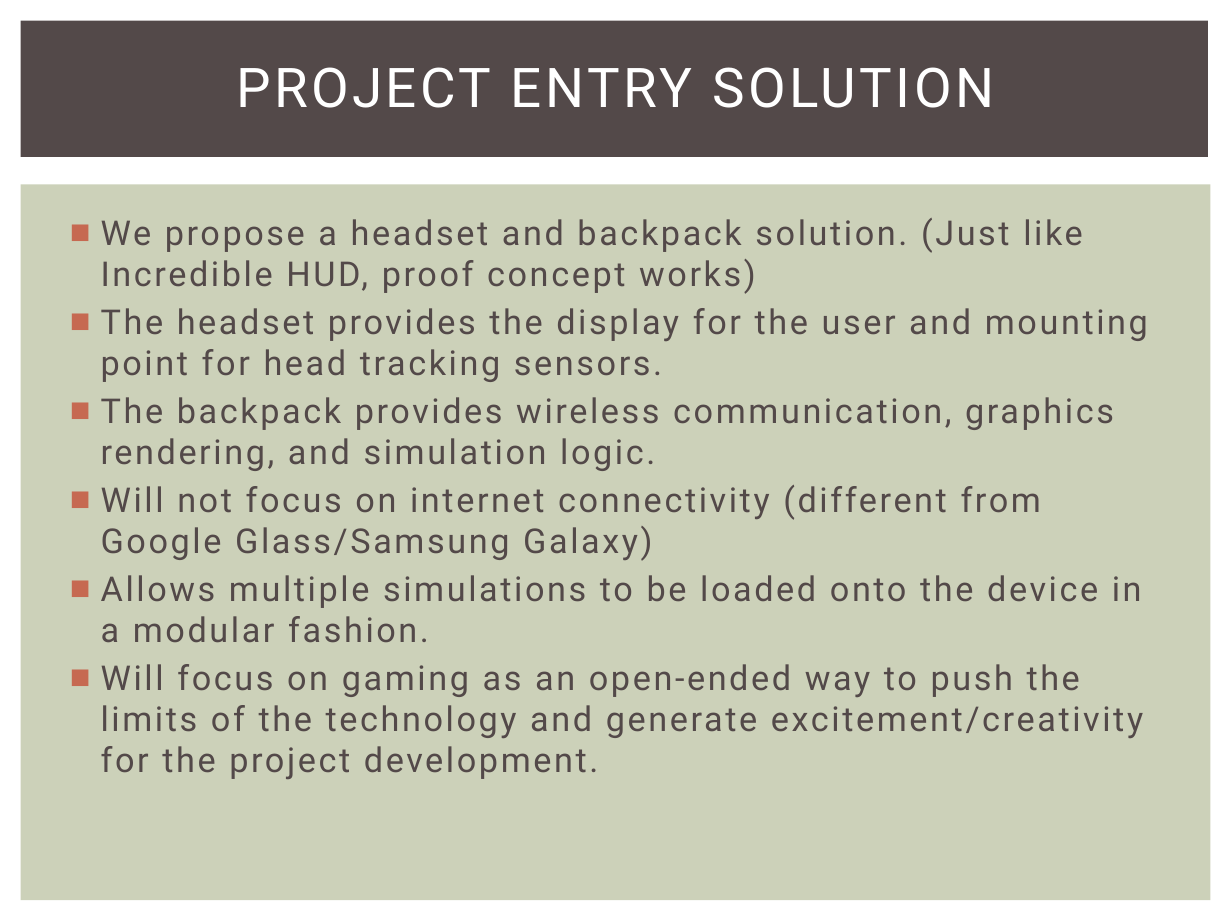
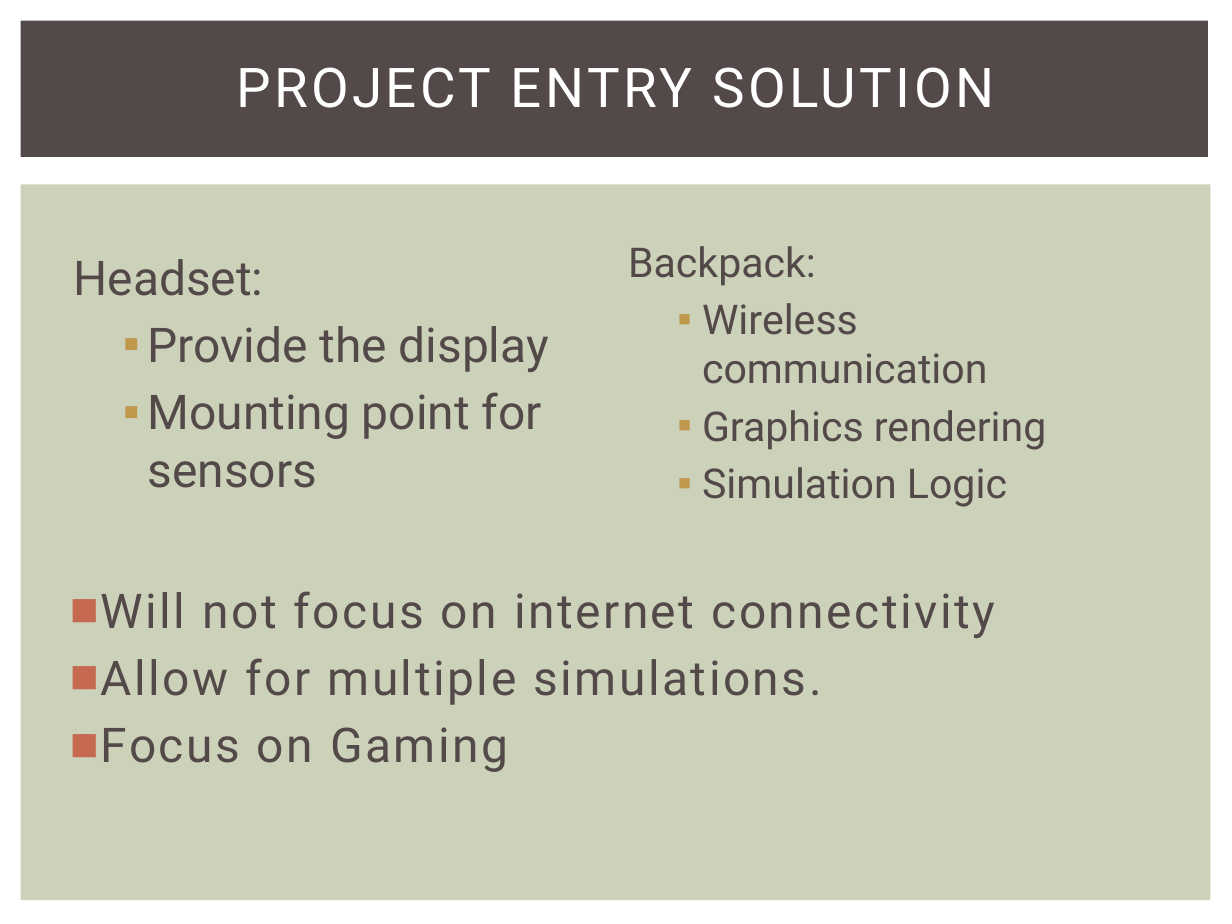
Before and after one commit to snowpuppy/augreality, a slide deck: slide 5 of doc/AugRealityMidReview.pptx. Drawn at 1232x924 pixels with LibreOffice and Linux fonts; fonts in the diff are those of the drawing. Boxes give left, top, right and bottom in pixels: in the first picture for what was removed or moved away, otherwise in the second. Text is boxed around its words. In the diff, an @@ line names an element or a change of style, - is before the commit and + after.

Commit message:
Changed challenge definition and solution to contain less text.

```diff
--- a/doc/AugRealityMidReview.pptx
+++ b/doc/AugRealityMidReview.pptx
@@ text added at <box>74,259,549,488</box>, 28 pt, text #534949 @@
+Headset:
+  ▪ Provide the display
+  ▪ Mounting point for sensors
@@ text added at <box>628,246,1047,507</box>, 24 pt, text #534949 @@
+Backpack:
+  ▪ Wireless communication
+  ▪ Graphics rendering
+  ▪ Simulation Logic
@@ text at <box>101,591,995,772</box>: text changed; size 20 to 28 pt @@
-■ We propose a headset and backpack solution. (Just like Incredible HUD, proof concept works)
-■ The headset provides the display for the user and mounting point for head tracking sensors.
-■ The backpack provides wireless communication, graphics rendering, and simulation logic.
-■ Will not focus on internet connectivity (different from Google Glass/Samsung Galaxy)
-■ Allows multiple simulations to be loaded onto the device in a modular fashion.
-■ Will focus on gaming as an open-ended way to push the limits of the technology and generate excitement/creativity for the project development.
+■ Will not focus on internet connectivity
+■ Allow for multiple simulations.
+■ Focus on Gaming
```
Also in this commit, not shown: 3 other slides changed, 1 slide removed.
